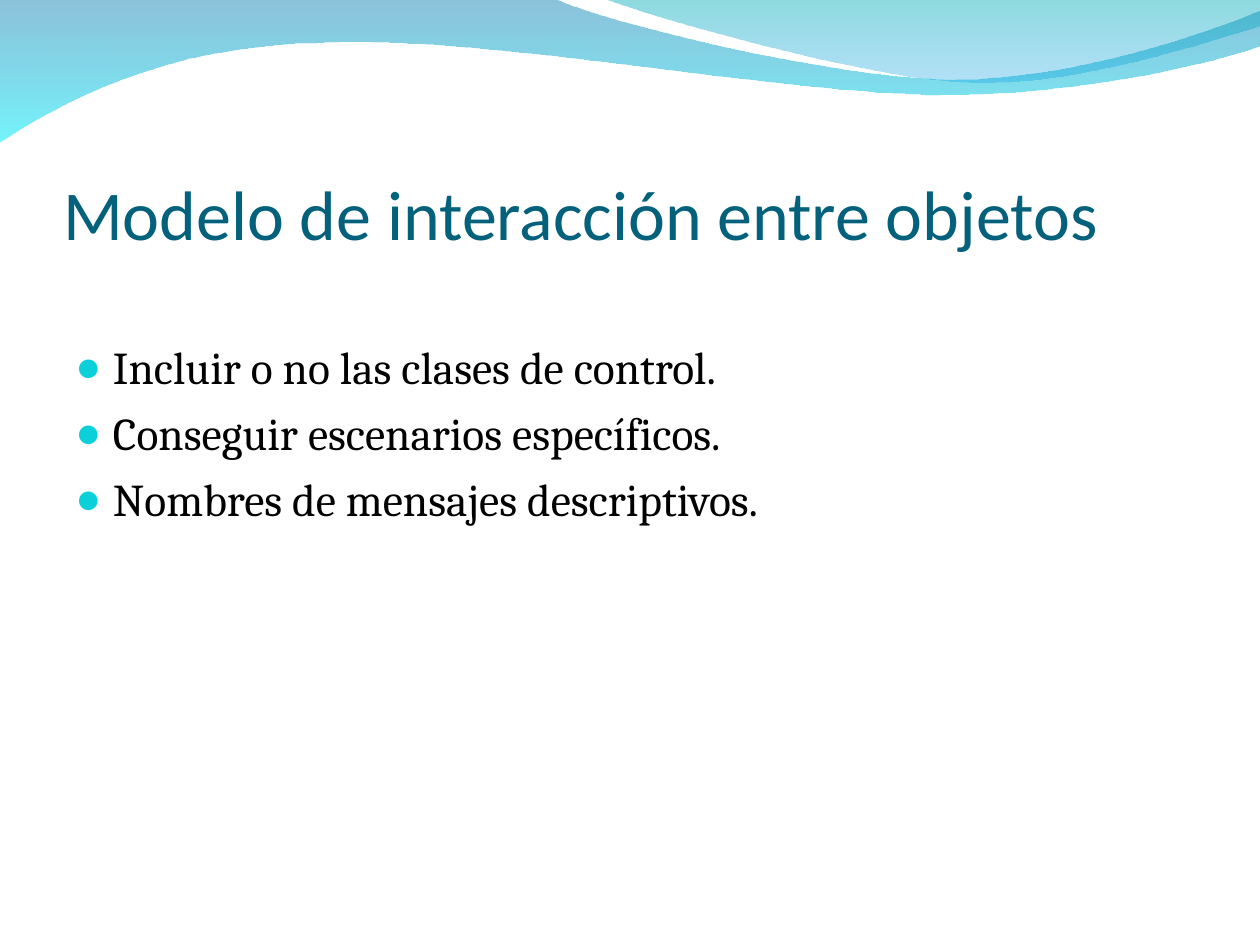
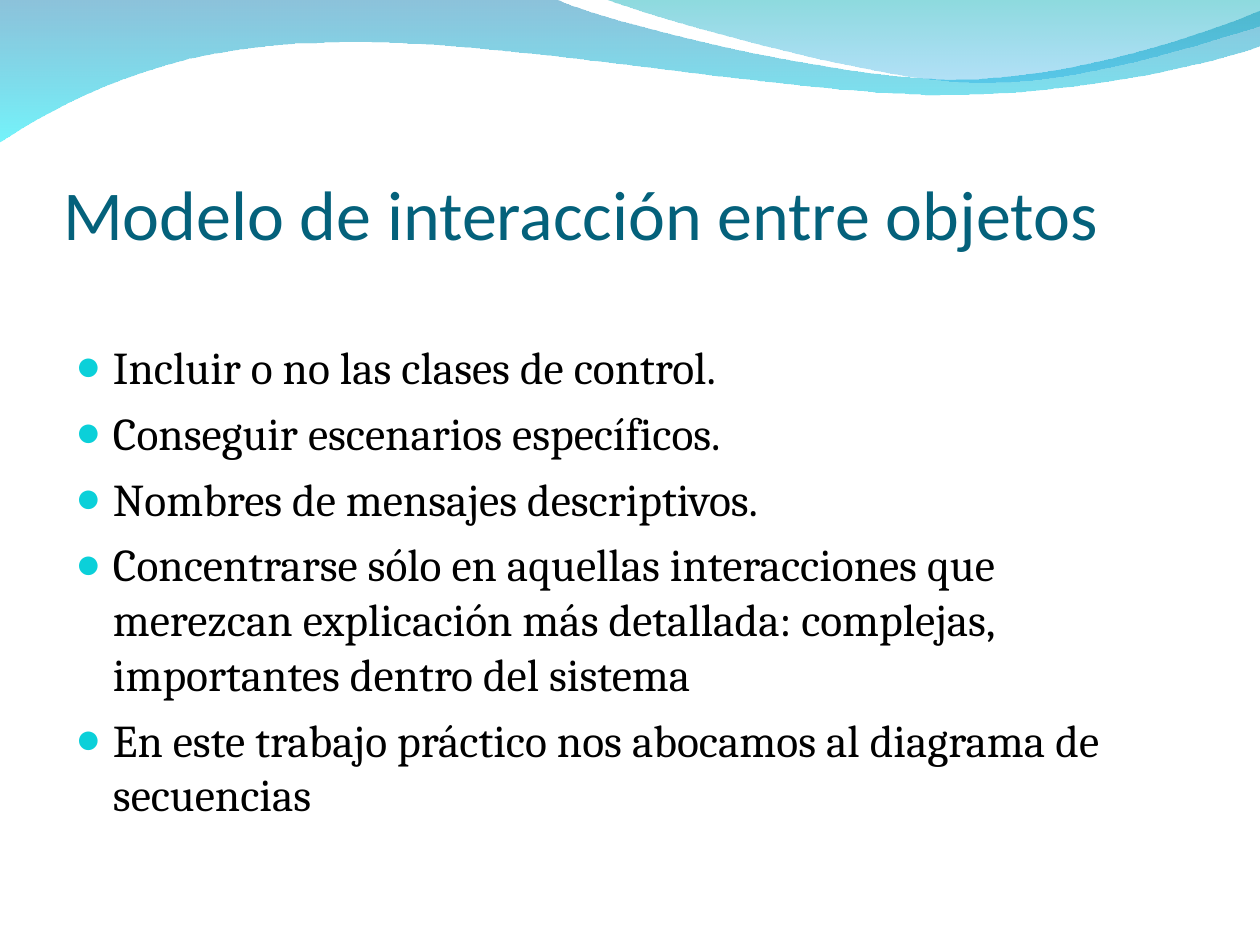
Before and after one commit to Bloodclot24/anainfo, a slide deck: slide 10 of Presentación anainfo.ppt. Drawn at 1260x945 pixels with LibreOffice and Linux fonts; fonts in the diff are those of the drawing; background and template pictures are left out. Boxes give left, top, right and bottom in pixels: in the first picture for what was removed or moved away, otherwise in the second. Text is boxed around its words. In the diff, an @@ line names an element or a change of style, - is before the commit and + after.

```diff
--- a/Presentación anainfo.ppt
+++ b/Presentación anainfo.ppt
@@ text at [113,549,1099,812]: paragraphs added @@
+● Concentrarse sólo en aquellas interacciones que merezcan explicación más detallada: complejas, importantes dentro del sistema
+● En este trabajo práctico nos abocamos al diagrama de secuencias
```
Also in this commit, not shown: 8 other slides changed.
